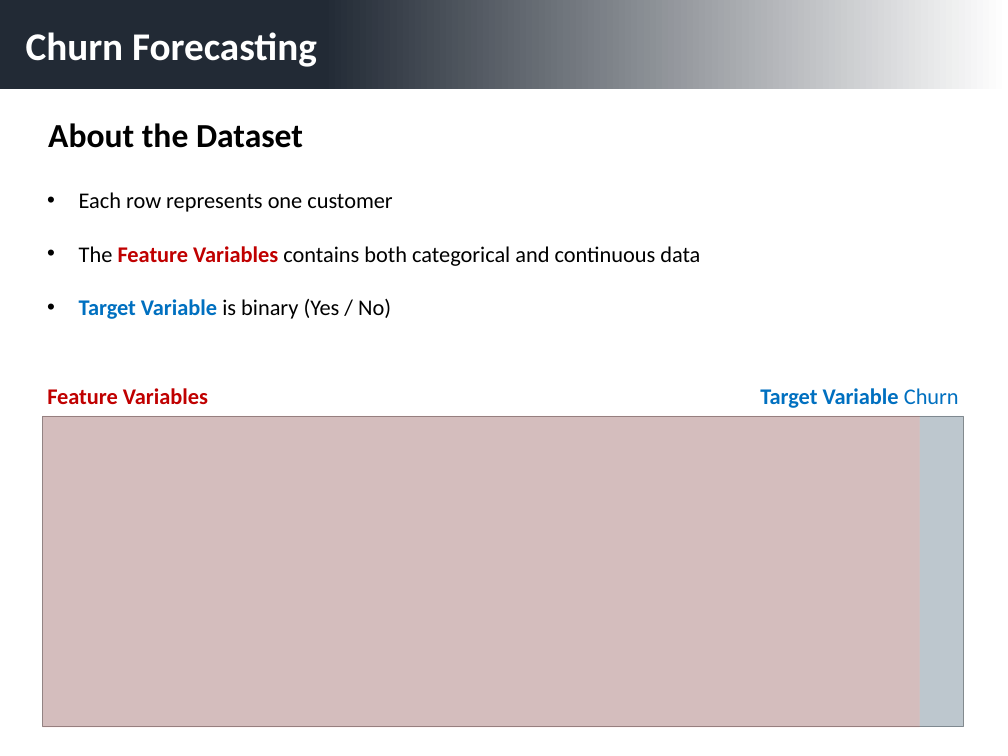
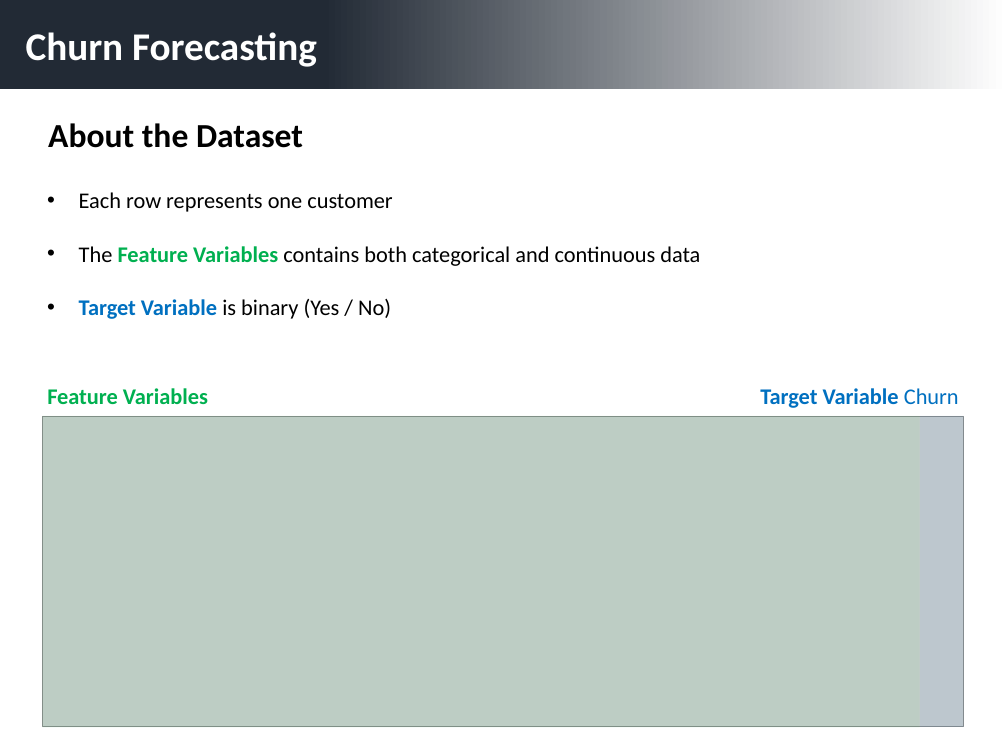
Before and after one commit to ehannell/customer_retention, a slide deck: slide 6 of Presentation Slides/Customer Retention Presentation.pptx (slide 5 before the commit). Drawn at 1008x756 pixels with LibreOffice and Linux fonts; fonts in the diff are those of the drawing; grey boxes stand for pictures. Boxes give left, top, right and bottom in pixels: in the first picture for what was removed or moved away, otherwise in the second. Text is boxed around its words. In the diff, an @@ line names an element or a change of style, - is before the commit and + after.

```diff
--- a/Presentation Slides/Customer Retention Presentation.pptx
+++ b/Presentation Slides/Customer Retention Presentation.pptx
@@ text at (x1=79, y1=246, x2=700, y2=266): text colour #C00000 to #00B050 in "Feature Variables" @@
@@ text "Feature Variables" at (x1=47, y1=388, x2=208, y2=404): text colour #C00000 to #00B050 @@
@@ rectangle at (x1=42, y1=416, x2=919, y2=728): fill #FF0000 at 9% opacity to #00B050 at 9% opacity @@
```
Also in this commit, not shown: 1 slide added, 1 slide removed, 2 other files.
